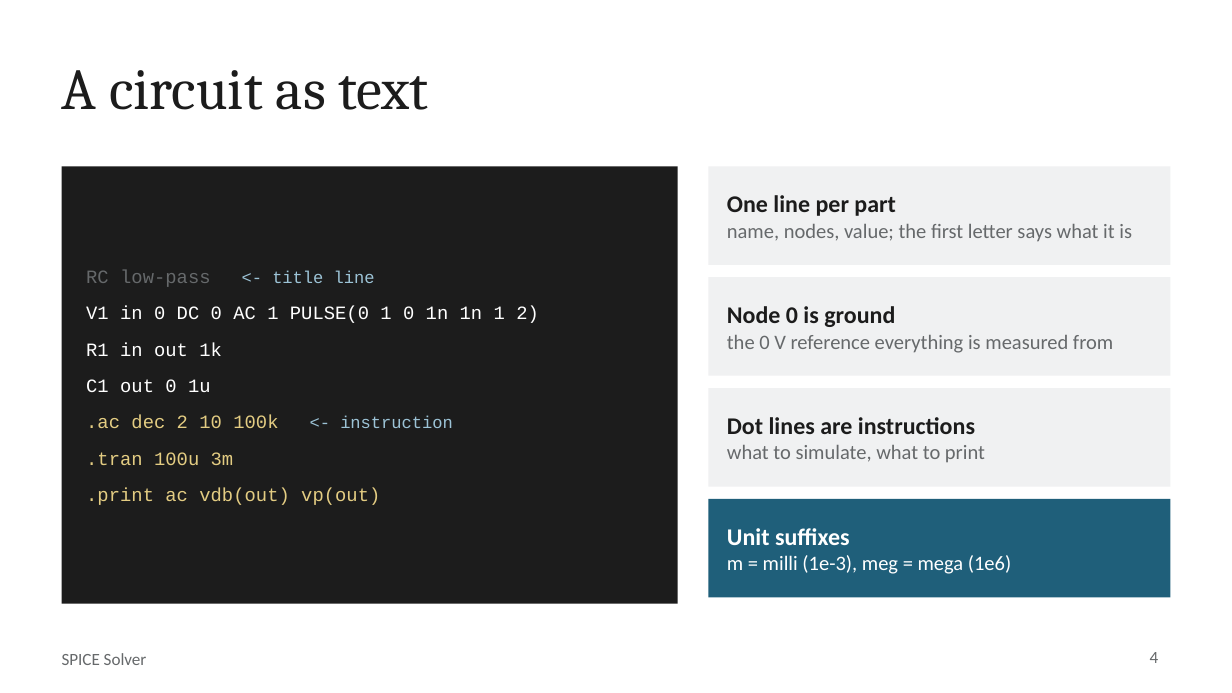
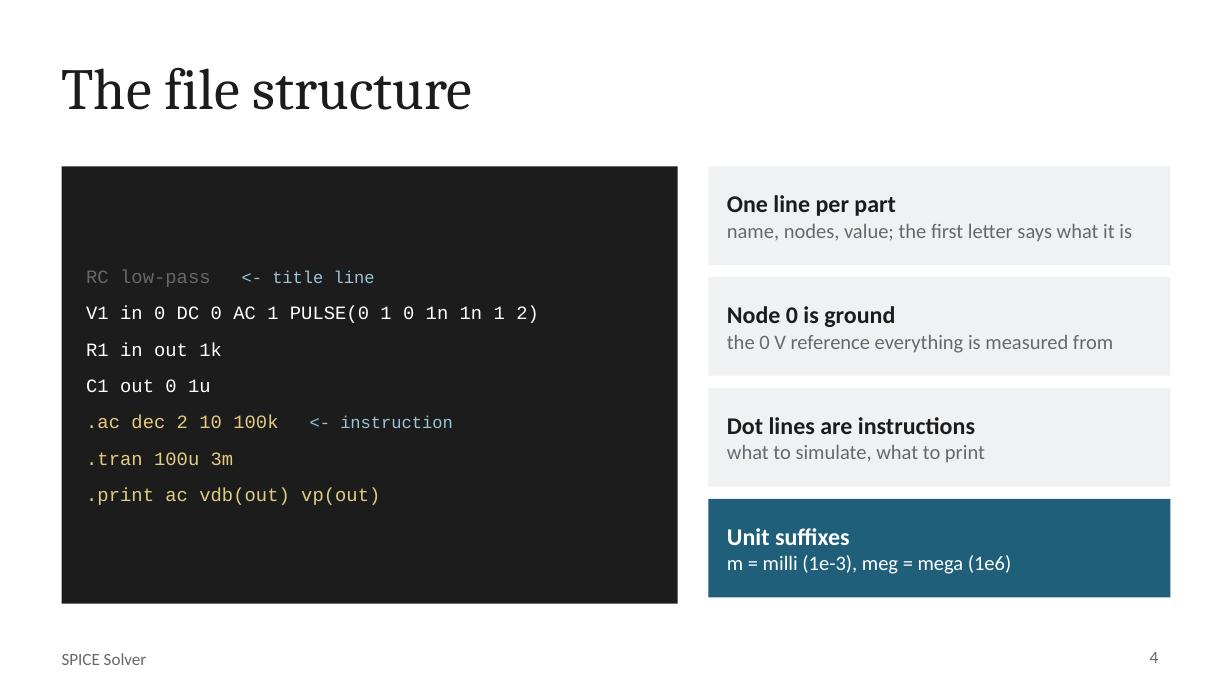
Before and after one commit to jimmybobjim/spice, a slide deck: slide 4 of SPICE_Solver_Presentation.pptx. Drawn at 1232x693 pixels with LibreOffice and Linux fonts; fonts in the diff are those of the drawing. Boxes give left, top, right and bottom in pixels: in the first picture for what was removed or moved away, otherwise in the second. Text is boxed around its words. In the diff, an @@ line names an element or a change of style, - is before the commit and + after.

```diff
--- a/SPICE_Solver_Presentation.pptx
+++ b/SPICE_Solver_Presentation.pptx
@@ title at (62,67,472,110): text changed @@
-A circuit as text
+The file structure
```
Also in this commit, not shown: 16 other slides changed.
